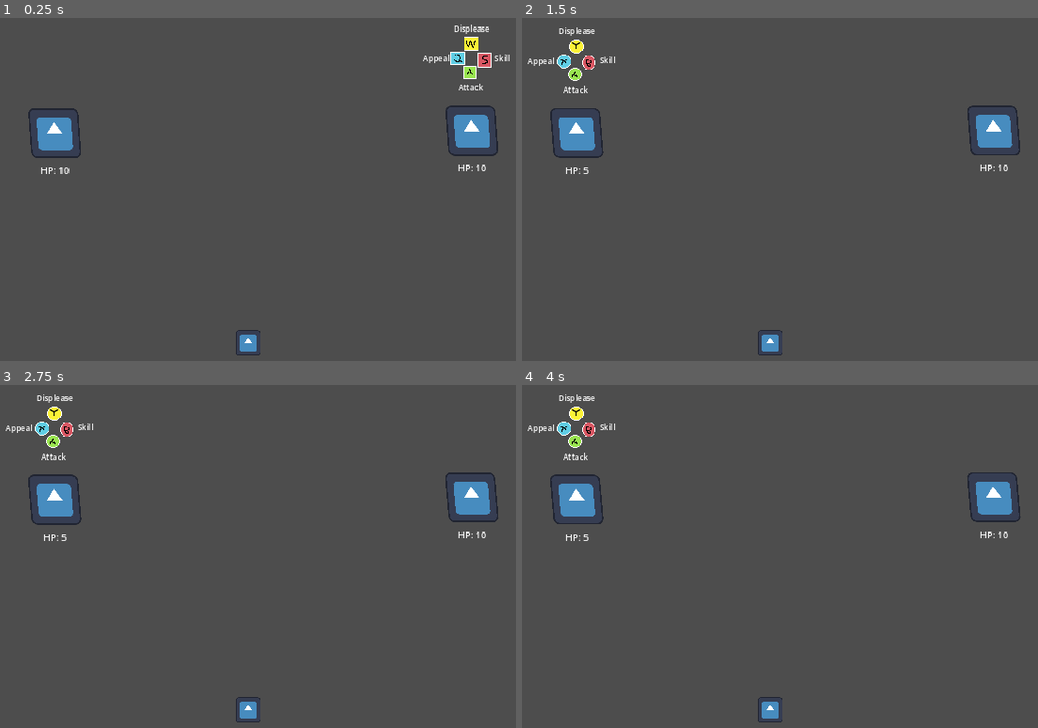
Above: before the commit, frames 1-4 (two rows, left to right).
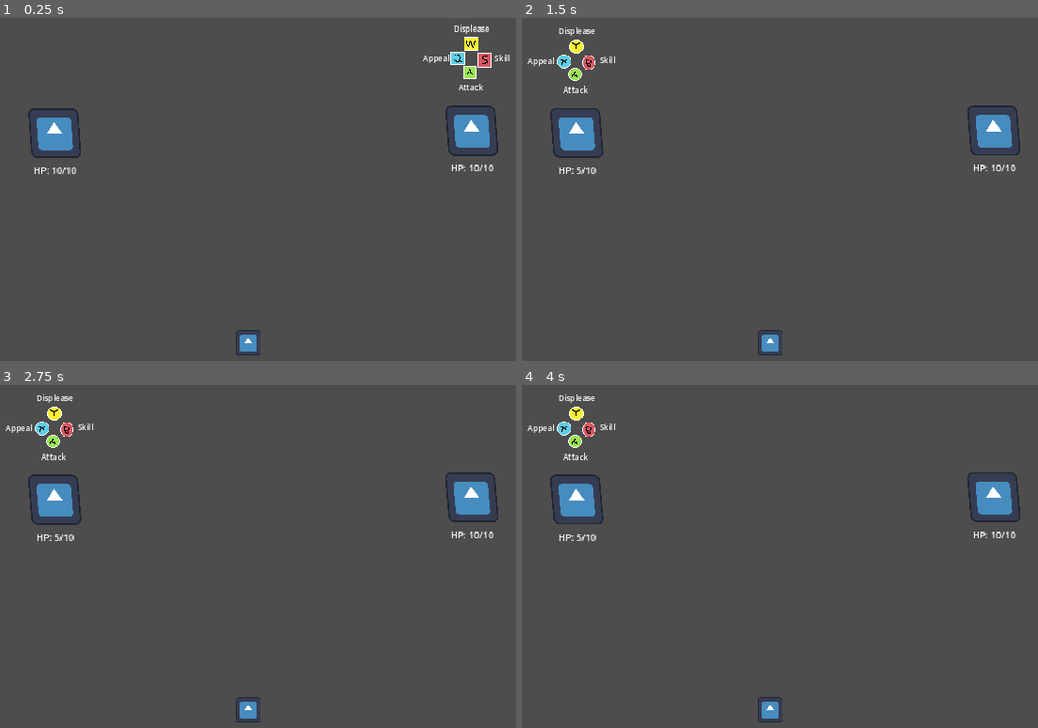
Above: after the commit, the same moments.

Repository: hyperdriveguy/eivbos
Game: Godot game, scene res://battle/battle.tscn
Same seed, same stepped clock (60 frames per second), same inputs: the game is played once before the commit and once after it. The engine's default icon, where the game draws it, is replaced by a stand-in: a white triangle on a blue panel in a dark square.
Inputs:
- Up to frame 1 (0.25 s): no input
- Up to frame 2 (1.5 s): tap A (attack_battle) at 0.6, 1.35 s; tap Enter at 1.25 s
- Up to frame 3 (2.75 s): tap A (attack_battle) at 2.1 s
- Up to frame 4 (4 s): tap Space at 2.75 s; tap A (attack_battle) at 2.85, 3.6 s; tap Enter at 3.5 s

The runs differ from the first frame. In frame 1, 0.2% of the frame differs, in the area x 6-96%, y 42-46%; in frame 2, 0.2%; in frame 3, 0.2%; in frame 4, 0.2%.
Error in both runs: Assertion failed: Device 0 has no actions. Maybe the joypad is disconnected. (res://addons/multiplayer_input/multiplayer_input.gd:159)

Commit message:
More versatile turn sorting and targeting, make temp stats an actual copy

Diff:
--- a/battle/battle.tscn
+++ b/battle/battle.tscn
@@ -38,11 +38,11 @@
 [node name="SyncTurnManager" type="Node" parent="Foreground/Interacts"]
 script = ExtResource("1_3wcxc")
 
-[node name="PlayerBattler" parent="Foreground/Interacts/SyncTurnManager" instance=ExtResource("1_3utks")]
+[node name="PlayerBattlerLeft" parent="Foreground/Interacts/SyncTurnManager" groups=["battler_left"] instance=ExtResource("1_3utks")]
 position = Vector2(423, 350)
 permanent_stats = SubResource("Resource_85tpg")
 
-[node name="PlayerBattler2" parent="Foreground/Interacts/SyncTurnManager" instance=ExtResource("1_3utks")]
+[node name="PlayerBattlerRight" parent="Foreground/Interacts/SyncTurnManager" groups=["battler_right"] instance=ExtResource("1_3utks")]
 position = Vector2(1488, 344)
 player_input_id = -1
 permanent_stats = SubResource("Resource_uk5y1")
--- a/battle/player_battler/player_battler.gd
+++ b/battle/player_battler/player_battler.gd
@@ -1,13 +1,13 @@
 extends Node2D
 class_name PlayerBattler
 
-signal send_attack(damage: int)
+signal send_attack(damage: int, target: int)
 signal turn_finished
 
 @export var player_input_id: int
 @export var permanent_stats: battler_stats
 
-@onready var temporary_stats: battler_stats = permanent_stats
+@onready var temporary_stats: battler_stats = permanent_stats.duplicate()
 @onready var hp_label: Label = $HPLabel
 
 var is_turn = false
@@ -35,12 +35,12 @@
 func _process(_delta: float) -> void:
 	if is_turn:
 		if input.is_action_just_pressed("attack_battle"):
-			send_attack.emit(temporary_stats.strength)
+			send_attack.emit(temporary_stats.strength, -1)
 			Input.start_joy_vibration(player_input_id,0.3,.1,.13)
 			end_turn()
 
 func _refresh_labels():
-	hp_label.text = "HP: " + str(temporary_stats.health)
+	hp_label.text = "HP: " + str(temporary_stats.health) + "/" + str(permanent_stats.health)
 
 func start_turn():
 	is_turn = true
--- a/battle/sync_turn_manager.gd
+++ b/battle/sync_turn_manager.gd
@@ -1,44 +1,41 @@
 extends Node
-
-@onready var _num_battlers: int = len(get_children())
-@onready var _battler0 = get_child(0)
-@onready var _battler1 = get_child(1)
 
 var cur_turn: int = 0
 
 # Called when the node enters the scene tree for the first time.
 func _ready() -> void:
-	_battler0.send_attack.connect(_battler0_sent_attack)
-	_battler0.turn_finished.connect(_inc_turn)
-	_battler1.send_attack.connect(_battler1_sent_attack)
-	_battler1.turn_finished.connect(_inc_turn)
-	print('0: ', _battler0.temporary_stats.speed)
-	print('1: ', _battler1.temporary_stats.speed)
-	if _battler1.temporary_stats.speed > _battler0.temporary_stats.speed:
-		move_child(_battler1, 0)
-		_battler1.start_turn()
-	else:
-		_battler0.start_turn()
+	_sort_battlers_by_speed()
 
-# Called every frame. 'delta' is the elapsed time since the previous frame.
-func _process(delta: float) -> void:
-	pass
+	# Connect signals for all battlers
+	for battler in get_children():
+		battler.send_attack.connect(_battler_sent_attack)
+		battler.turn_finished.connect(_end_turn)
 
-func _inc_turn():
-	# The battler that sent the signal is responsible for releasing the turn
-	cur_turn = (cur_turn + 1) % (_num_battlers)
-	print("num_battlers: ", _num_battlers)
-	print("cur_turn: ", cur_turn)
-	var cur_battler = get_child(cur_turn)
-	print(cur_battler)
-	cur_battler.start_turn()
+	# Start the first turn
+	get_child(0).start_turn()
 
-func _battler0_sent_attack(damage: int):
-	print("0 hit 1 for ", damage)
-	_battler1.temporary_stats.health -= damage
-	_battler1._refresh_labels()
+# Sort and rearrange battlers in the scene tree by speed
+func _sort_battlers_by_speed() -> void:
+	var battlers = get_children()
+	# Sort battlers by speed (descending order)
+	battlers.sort_custom(_compare_speed)
+	# Reorder children using move_child
+	for i in range(battlers.size()):
+		move_child(battlers[i], i)
 
-func _battler1_sent_attack(damage: int):
-	print("1 hit 0 for ", damage)
-	_battler0.temporary_stats.health -= damage
-	_battler0._refresh_labels()
+func _compare_speed(a, b) -> bool:
+	return a.temporary_stats.speed > b.temporary_stats.speed
+
+# Handle the end of a turn
+func _end_turn() -> void:
+	# Move the current battler (index 0) to the last position
+	move_child(get_child(0), get_child_count() - 1)
+	# Start the next battler's turn
+	get_child(0).start_turn()
+
+# Handle an attack from a battler
+func _battler_sent_attack(damage: int, target_index: int) -> void:
+	var target = get_child(target_index)
+	print("%s hit %s for %d damage" % [get_child(0).name, target.name, damage])
+	target.temporary_stats.health -= damage
+	target._refresh_labels()
